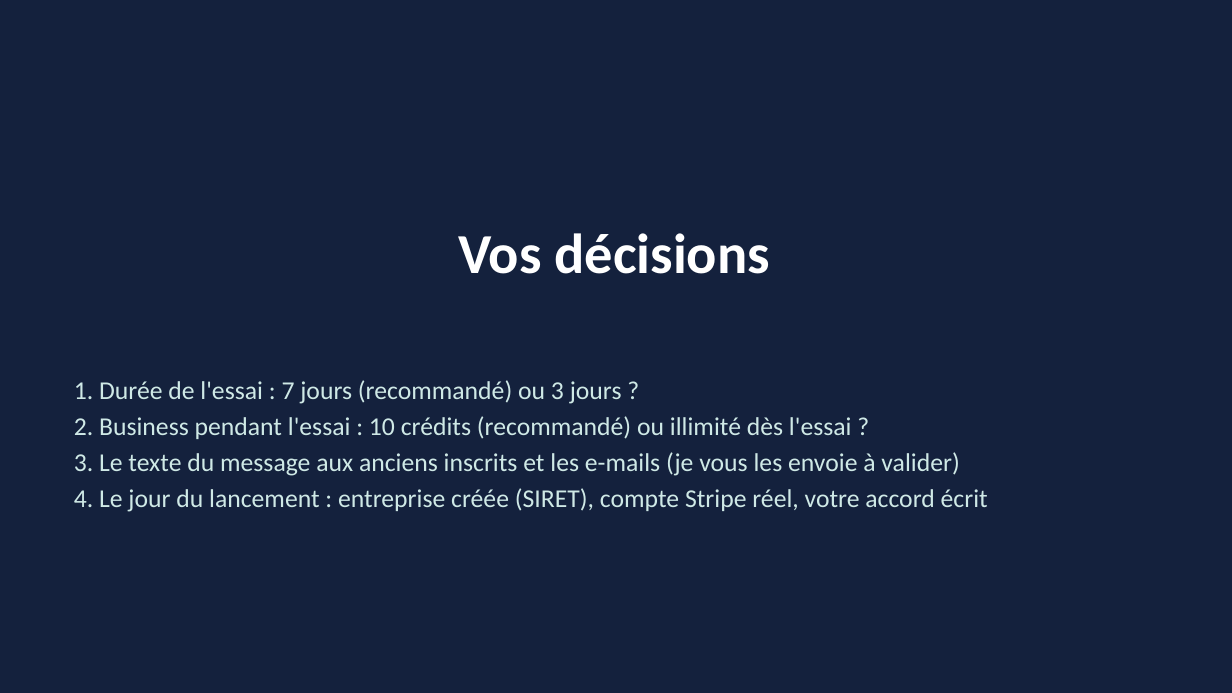
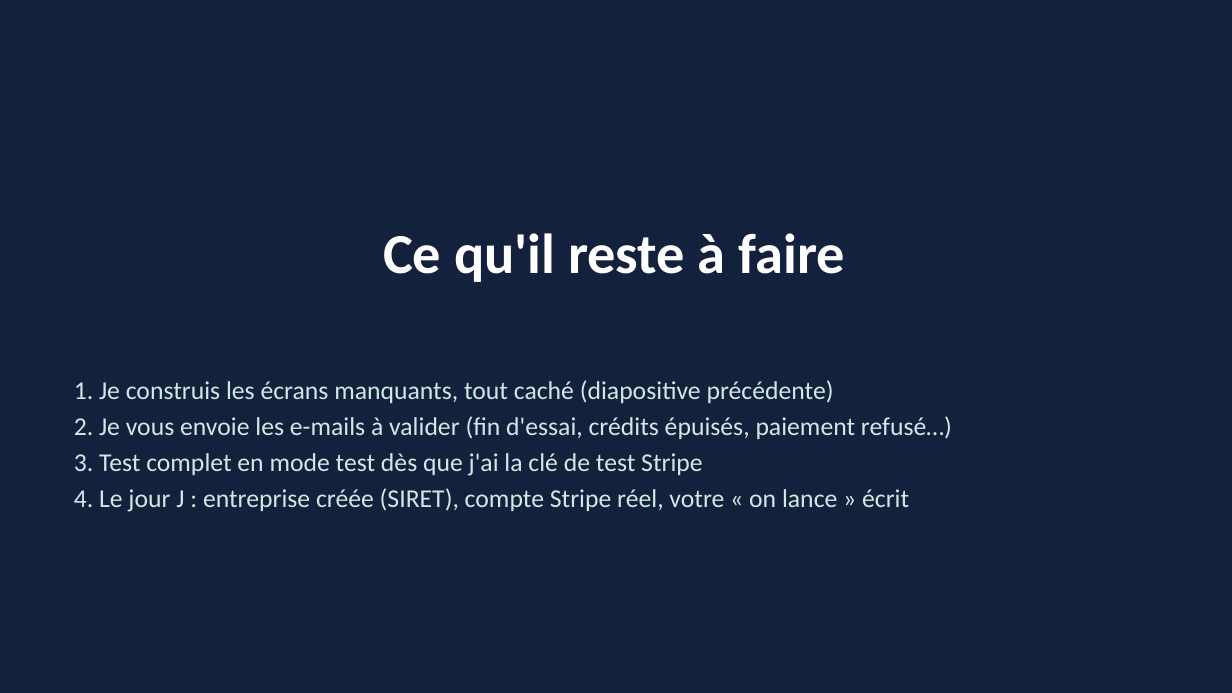
Before and after one commit to NAGAGNON/agora-b2b-plateform, a slide deck: slide 16 of docs/offre-payante-lancement.pptx (slide 15 before the commit). Drawn at 1232x693 pixels with LibreOffice and Linux fonts; fonts in the diff are those of the drawing. Boxes give left, top, right and bottom in pixels: in the first picture for what was removed or moved away, otherwise in the second. Text is boxed around its words. In the diff, an @@ line names an element or a change of style, - is before the commit and + after.

```diff
--- a/docs/offre-payante-lancement.pptx
+++ b/docs/offre-payante-lancement.pptx
@@ title at (x1=383, y1=233, x2=846, y2=282): text changed @@
-Vos décisions
+Ce qu'il reste à faire
@@ text at (x1=74, y1=380, x2=952, y2=512): text changed @@
-1. Durée de l'essai : 7 jours (recommandé) ou 3 jours ?
-2. Business pendant l'essai : 10 crédits (recommandé) ou illimité dès l'essai ?
-3. Le texte du message aux anciens inscrits et les e-mails (je vous les envoie à valider)
-4. Le jour du lancement : entreprise créée (SIRET), compte Stripe réel, votre accord écrit
+1. Je construis les écrans manquants, tout caché (diapositive précédente)
+2. Je vous envoie les e-mails à valider (fin d'essai, crédits épuisés, paiement refusé…)
+3. Test complet en mode test dès que j'ai la clé de test Stripe
+4. Le jour J : entreprise créée (SIRET), compte Stripe réel, votre « on lance » écrit
```
Also in this commit, not shown: 6 other slides changed, 2 slides added, 1 slide removed, 5 other files.
